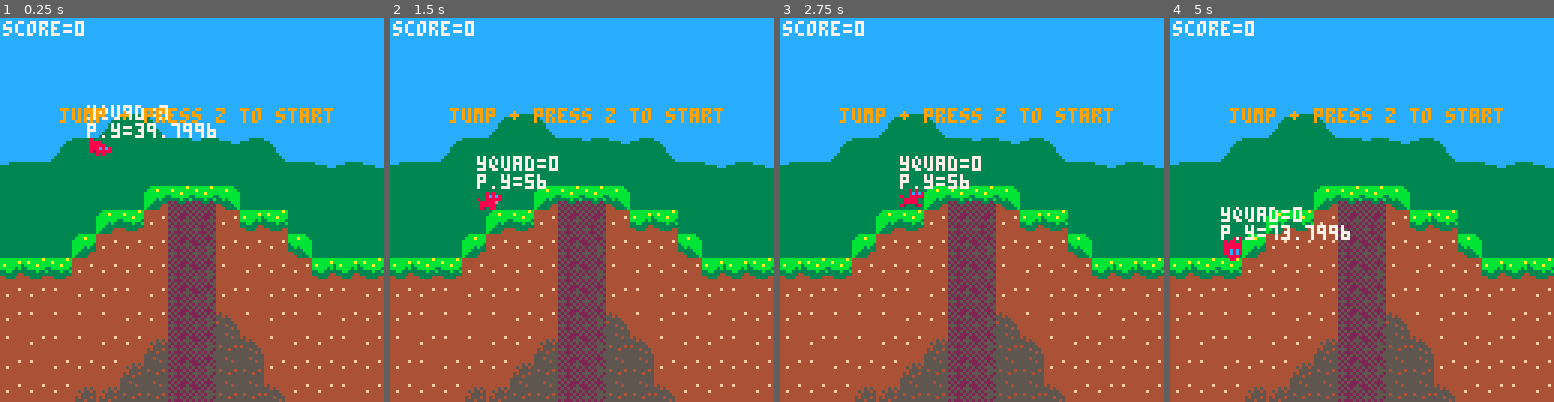
Above: before the commit, frames 1-4 (left to right).
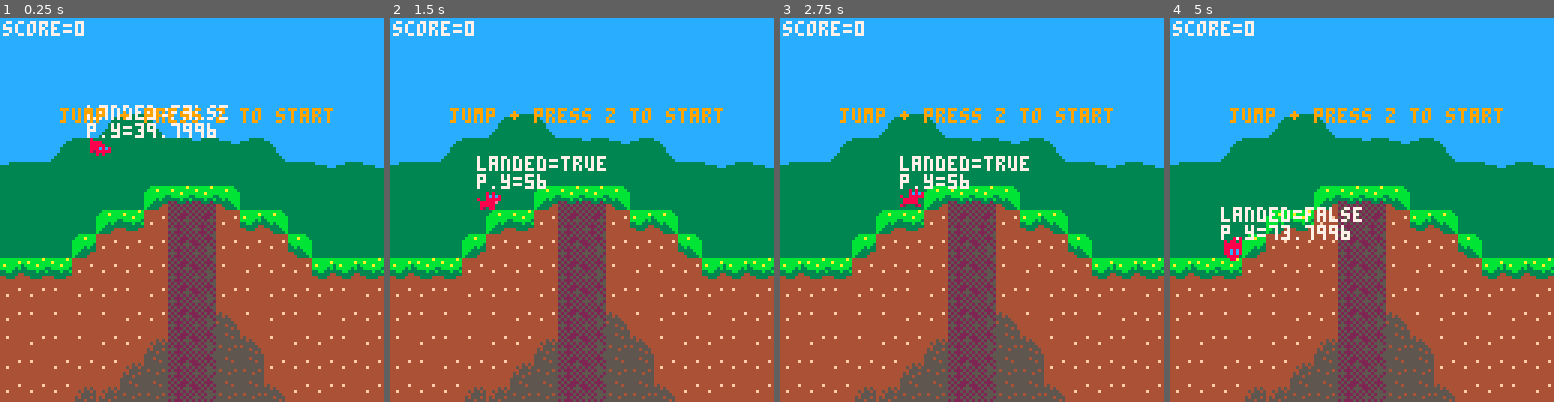
Above: after the commit, the same moments.

Repository: phf5kw/GoodBoy
Game: PICO-8 cartridge game1.p8
Two runs of this game, one before a commit and one after it. Both use one fixed random seed, a clock stepped at 60 frames per second and the inputs below.
Inputs:
- Up to frame 1 (0.25 s): no input
- Up to frame 2 (1.5 s): tap O (Z key) at 0.7 s
- Up to frame 3 (2.75 s): hold Right 1.6-2.1 s; tap O (Z key) at 1.7, 2.1, 2.5 s; hold Up 2.15-2.42 s; hold Right from 2.47 s (still down)
- Up to frame 4 (5 s): tap O (Z key) every 0.4 s from 2.9 to 4.9 s; release Right at 3.03 s; hold Left 3.08-3.58 s; hold Right 4.02-4.68 s; hold Up from 4.73 s (still down)

The runs differ from the first frame. In frame 1, 0.6% of the frame differs, in the area x 22-75%, y 22-57%; in frame 2, 0.6%; in frame 3, 0.6%; in frame 4, 0.7%, in the area x 13-75%, y 49-57%.

Commit message:
some sfx!

Diff:
--- a/game1.p8
+++ b/game1.p8
@@ -31,6 +31,8 @@
 		power=false,
 		energy=100,
 		score=0,
+
+		barrel_play=false, --idk
 	}
 
 	gravity=0.3
@@ -151,6 +153,8 @@
 --player update
 
 function player_update()
+	--sound stuff?
+
 	--physics
 	player.dy+=gravity
 	player.dx*=friction
@@ -200,6 +204,7 @@
 		player.dy-=boost
 		player.landed=false
 		player.energy-=1
+		sfx(0,2)
 	end
 
 	--barrel
@@ -210,6 +215,9 @@
 		player.jumping=false
 		player.falling=false
 		player.barreling=true
+		if stat(52)==-1 then
+			sfx(5,2)
+		end
 	end
 
 	if player.barreling then
@@ -242,6 +250,10 @@
 				mset(flr2x,flry,bg) --destroy
 			end
 		elseif collide_map(player,"down",0) then
+			if not barrel_play and player.barreling then
+				sfx(6,2)
+				barrel_play=true
+			end
 			player.landed=true
 			player.falling=false
 			player.barreling=false
@@ -249,6 +261,7 @@
 			player.y-=(player.y+player.h)%8
 		end
 	elseif player.dy<0 then
+		barrel_play=false
 		player.jumping=true
 		if collide_map(player,"up",1) then
 			player.dy=0
@@ -286,21 +299,25 @@
 	--bone
 	if del_mapobj(player,3) then
 		player.score+=5
+		sfx(1,1)
 	end
 
 	--big bone
 	if del_mapobj(player,4) then
 		player.score+=15
+		sfx(2,1)
 	end
 
 	--sausage :)
 	if del_mapobj(player,5) then
 		player.energy+=20
+		sfx(3,1)
 	end
 
 	--powerup
 	if del_mapobj(player,6) then
 		player.power=true
+		sfx(4,1)
 	end
 
 	--energy
@@ -386,7 +403,8 @@
 function print_update()
 	print("p.y="..tostring(player.y),player.x,player.y-4,7)
 	yquad=flr(player.y/(128))
-	print("yquad="..tostring(yquad),player.x,player.y-10,7)
+	--print("yquad="..tostring(yquad),player.x,player.y-10,7)
+	print("landed="..tostring(player.landed),player.x,player.y-10,7)
 
 	--print score
 	xquad=flr(player.x/128)*128
@@ -543,7 +561,7 @@
 23233122222222222021203023232323577c7d7e7f5b5c587d7e7f697d7e6e56577c7d7e7f5b5c587d7e7f697d7e6e560000000000000000000000000000000000000000000000000000000000000000000000000000000000000000000000000000000000000000000000000000000000000000000000000000000000000000
 20222222222222222222222222212021475c5d5e5f6b6c68696a5e796d6e7e56475c5d5e5f6b6c68696a5e796d6e7e560000000000000000000000000000000000000000000000000000000000000000000000000000000000000000000000000000000000000000000000000000000000000000000000000000000000000000
 2222222222223d2a2a2d222222222222576a6d6e6f4d4e78797a6e694b7e7f56576a6d6e6f4d4e78797a6e694b7e7f560000000000000000000000000000000000000000000000000000000000000000000000000000000000000000000000000000000000000000000000000000000000000000000000000000000000000000
-222222223d2c3b76763b2b2c22222222476a7d7e4a5d5e4a4b4c7e795b4e4f56476a7d7e4a5d5e4a4b4c7e795b4e4f560000000000000000000000000000000000000000000000000000000000000000000000000000000000000000000000000000000000000000000000000000000000000000000000000000000000000000
+222222223d2c3b76763b2b2d22222222476a7d7e4a5d5e4a4b4c7e795b4e4f56476a7d7e4a5d5e4a4b4c7e795b4e4f560000000000000000000000000000000000000000000000000000000000000000000000000000000000000000000000000000000000000000000000000000000000000000000000000000000000000000
 2222223d3b3b3b76773b3b3b2d222222474b6a4d6e5a4b5a5b5c5d5a5d5e5f46474b6a4d6e5a4b5a5b5c5d5a5d5e5f460000000000000000000000000000000000000000000000000000000000000000000000000000000000000000000000000000000000000000000000000000000000000000000000000000000000000000
 2b2c2c3b3b3b3b76773c3b3b3b2b2b2c5748494a7e4c4e4f48494e686a4e4f565748494a7e4c4e4f48494e686a4e4f560000000000000000000000000000000000000000000000000000000000000000000000000000000000000000000000000000000000000000000000000000000000000000000000000000000000000000
 3b3b3c3b3b3c3b76773b3c3b3b3b3c3b57586a5a5b5c5a5f4c595e78795e5f5657586a5a5b5c5a5f4c595e78795e5f560000000000000000000000000000000000000000000000000000000000000000000000000000000000000000000000000000000000000000000000000000000000000000000000000000000000000000
Not shown, changed: the sound effects (__sfx__) section of game1.p8
